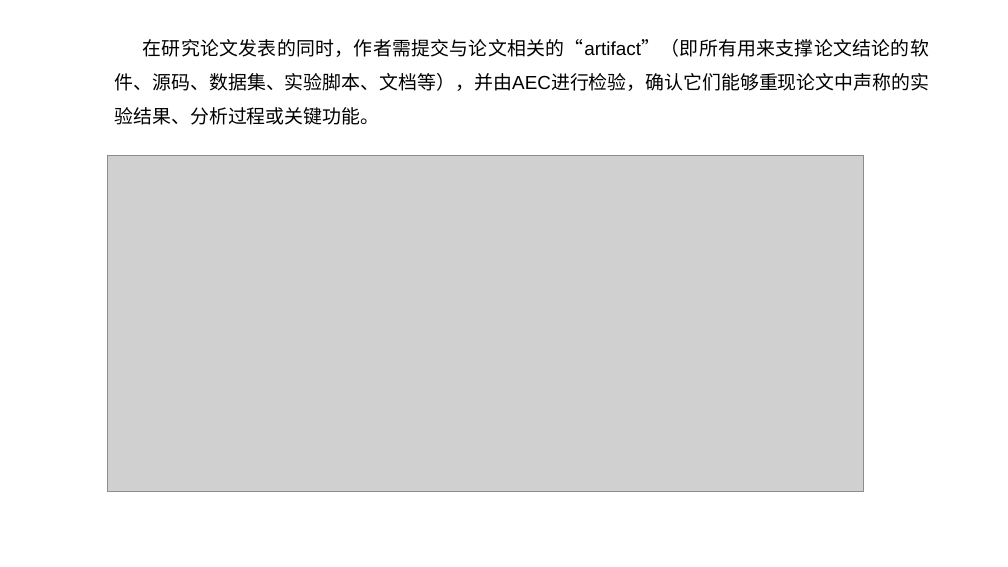
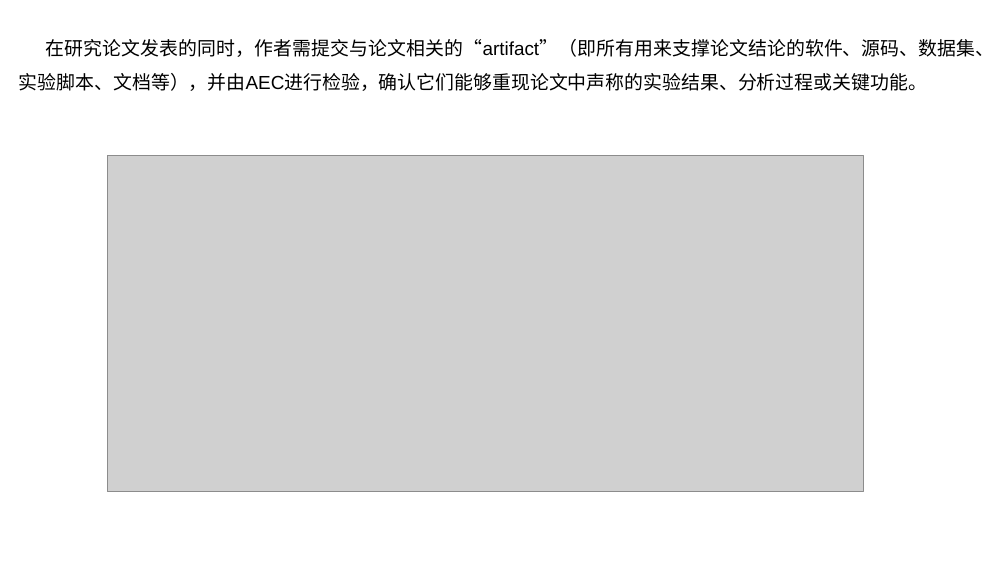
Before and after one commit to fmy-fly/Pre-ppt, a slide deck: slide 5 of AE介绍.pptx. Drawn at 1008x567 pixels with LibreOffice and Linux fonts; fonts in the diff are those of the drawing; grey boxes stand for pictures. Boxes give left, top, right and bottom in pixels: in the first picture for what was removed or moved away, otherwise in the second. Text is boxed around its words. In the diff, an @@ line names an element or a change of style, - is before the commit and + after.

```diff
--- a/AE介绍.pptx
+++ b/AE介绍.pptx
@@ text "在研究论文发表的同时，作者需提交与论文相关的“artifact”（即所有用来支撑论文结论的软件、源码、数据集、实验脚本、 ..." rewrapped from <box>115,39,929,125</box> to <box>19,39,994,91</box> @@
```
Also in this commit, not shown: 18 other slides changed, 2 slides added, 1 slide removed.
